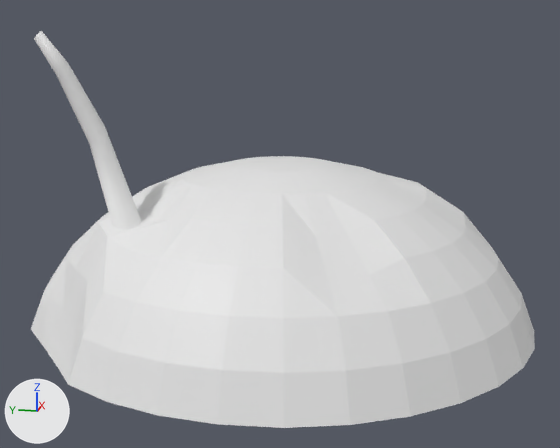
Renders of the Blender file IslandPrefabs/StarterIsland.blend from each side of a commit.
One viewpoint serves both versions: a 50 mm lens placed at (-1.25, -0.74, 1.61), pointed at (2.44, -0.01, 0.69). Arrows for +X, +Y and +Z are at lower left; the lights stay in place.

The first picture shows 'Island'.
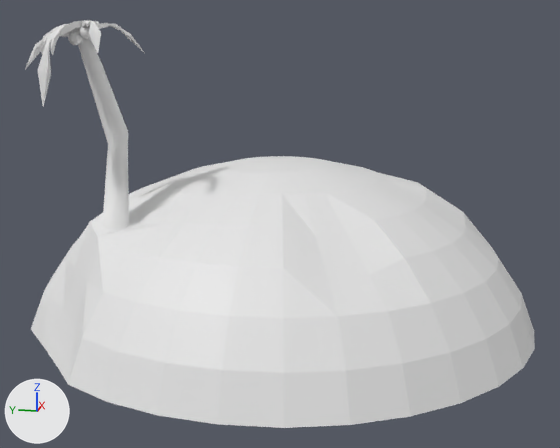
The change in detail:
me_sphere is used by ob_island; location (2.499, 0.0, 0.0); scale (1.23, 1.29, 1.0).
me_sphere had 289 vertices, 277 faces and spanned x -0.98..0.98, y -0.98..0.98, z 0.2..1.62.
me_sphere now has 289 vertices, 277 faces and spans x -0.98..0.98, y -0.98..0.98, z 0.2..1.63.
me_sphere part 1: 93 of 289 vertices moved; they spanned x -0.59..0.0, y 0.04..0.77, z 0.7..1.62 and now span x -0.59..0.0, y 0.04..0.7, z 0.7..1.63; mean shift (0.0, -0.03, -0.01); largest move (-0.46, 0.75, 1.6) -> (-0.49, 0.57, 1.61).
Mesh me_sphere_002 is new.
It has 537 vertices, 558 faces and spans x -1.0..1.0, y -1.0..1.0, z -1.0..1.0.
Mesh me_cube_002 is new.
It has 1233 vertices, 1197 faces, 21 loose edges and spans x -5.1..8.4, y -5.4..4.6, z -6.9..27.9.
Object 'Sphere.001' (ob_sphere_001) is new; it shows me_sphere_002.
Its location is (1.903, 0.724, 1.612).
Its rotation in degrees is (0, -5, 0).
Its scale is (0.0255, 0.0255, 0.0255).
Object 'Sphere' (ob_sphere) is new; it shows a copy of me_sphere_002.
Its location is (1.903, 0.771, 1.59).
Its rotation in degrees is (0, -5, 0).
Its scale is (0.0301, 0.0301, 0.0301).
Object 'PalmLeaf1' (ob_palmleaf1) is new; it shows me_cube_002.
Its location is (1.933, 0.826, 1.596).
Its rotation in degrees is (41, -14, -174).
Its scale is (0.0256, 0.0469, -0.00855).

Boxes (x1, y1, x2, y2) around the edits, measured in the pictures (560 x 448 px; the box of a moved part takes in the faces that stretch with it):
'Island', reshaped: before (31, 31, 535, 428); after (31, 38, 535, 428)
'PalmLeaf1', added: after (25, 20, 145, 107)
'Sphere', added: after (68, 31, 82, 45)
'Sphere.001', added: after (79, 27, 90, 39)
part 1 of me_sphere, moved or reshaped: before (34, 31, 281, 302); after (66, 38, 281, 302)
